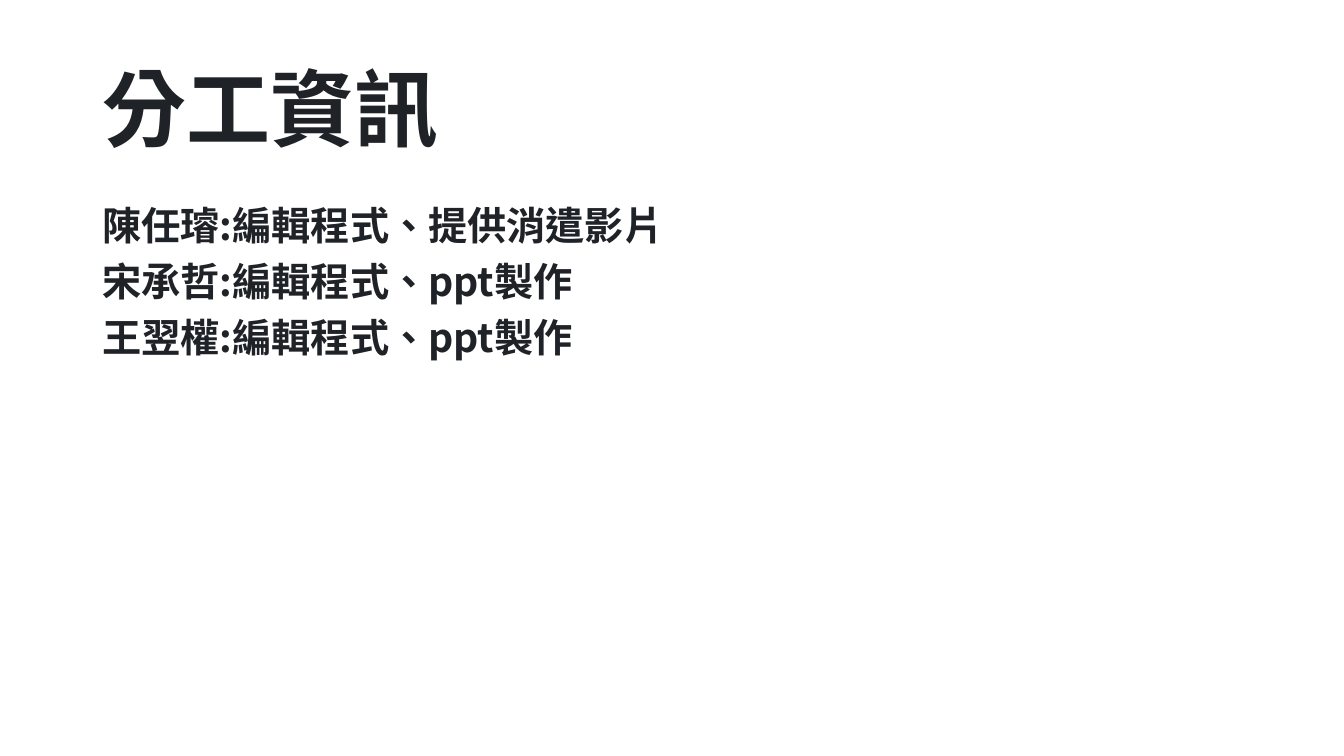
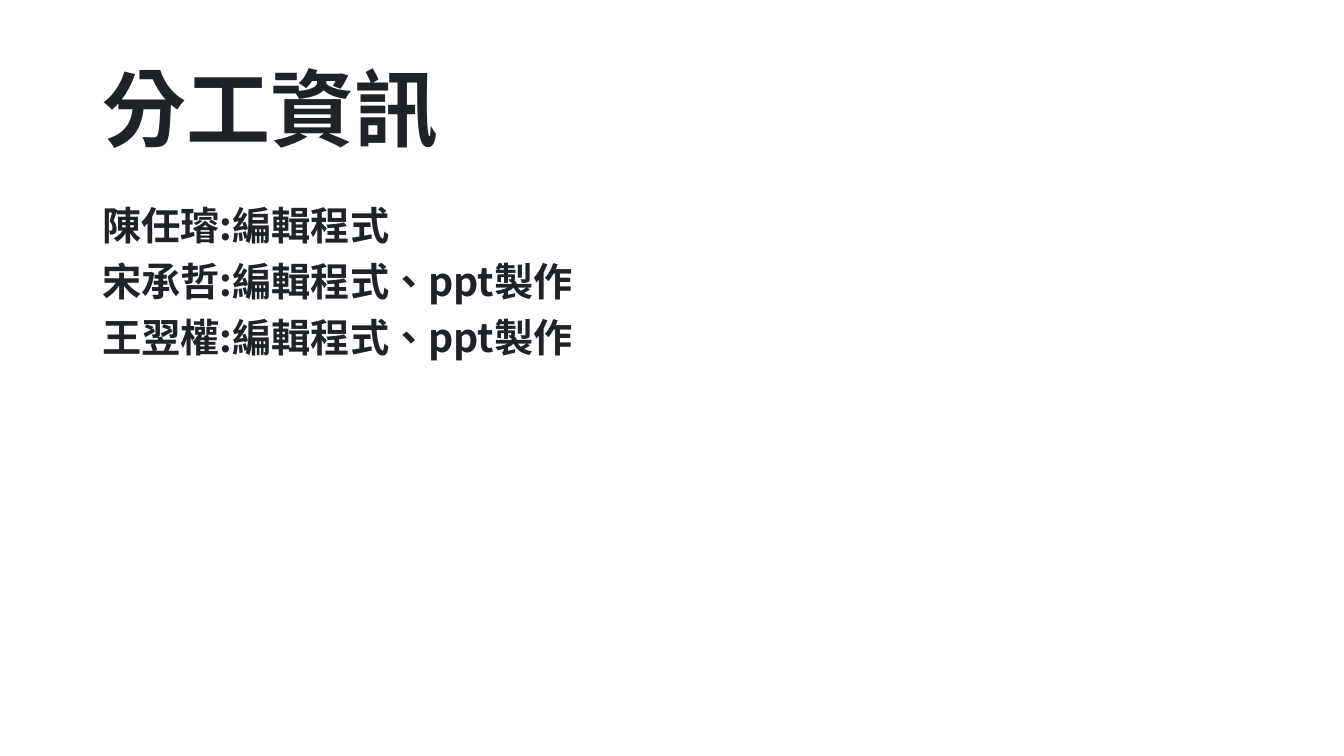
Before and after one commit to cjs20040817/SUDOKU, a slide deck: slide 13 of 數獨.pptx (slide 9 before the commit). Drawn at 1344x756 pixels with LibreOffice and Linux fonts; fonts in the diff are those of the drawing. Boxes give left, top, right and bottom in pixels: in the first picture for what was removed or moved away, otherwise in the second. Text is boxed around its words. In the diff, an @@ line names an element or a change of style, - is before the commit and + after.

```diff
--- a/數獨.pptx
+++ b/數獨.pptx
@@ text at (x1=102, y1=206, x2=389, y2=244): text changed @@
-陳任璿:編輯程式、提供消遣影片
+陳任璿:編輯程式
```
Also in this commit, not shown: 5 other slides changed, 4 slides added.
